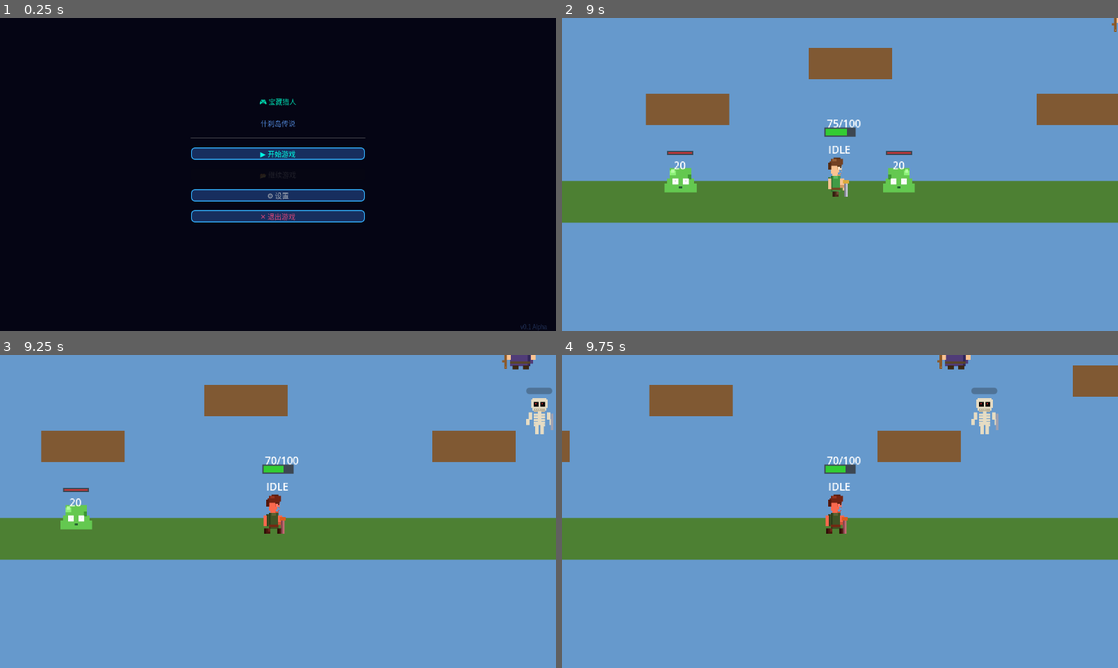
Above: before the commit, frames 1-4 (two rows, left to right).
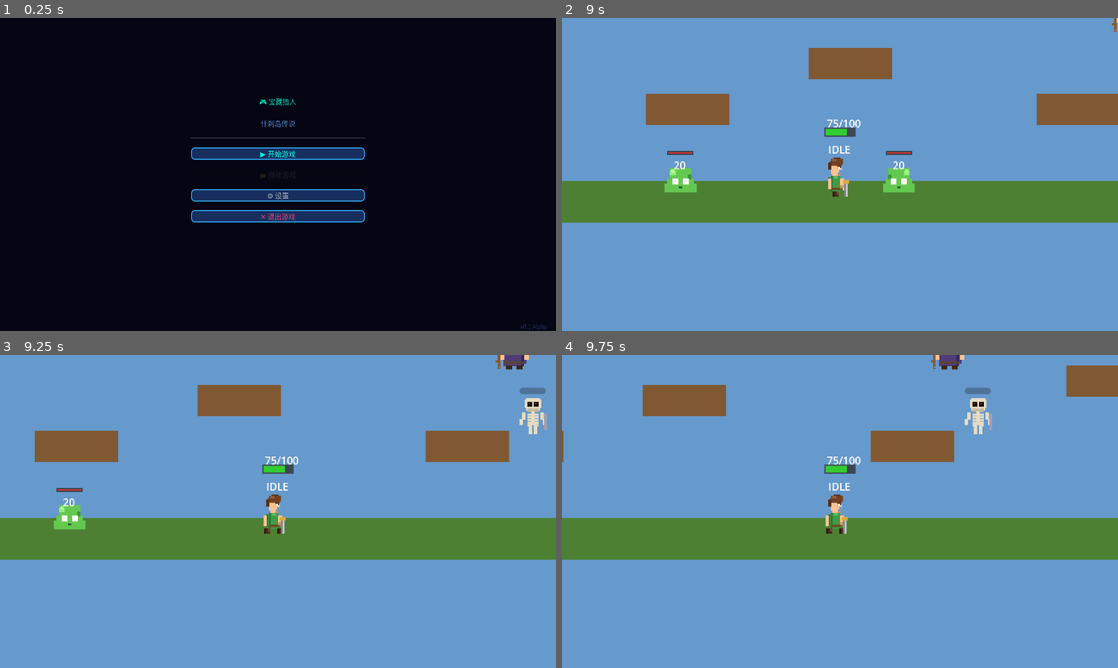
Above: after the commit, the same moments.

Repository: wenzy-tech/godot-adventure
Game: Godot game, scene res://Levels/TitleScreen.tscn
The game is run twice, just before and just after one commit, with the same random seed, the same clock (stepped at 60 frames per second) and the same inputs.
Inputs:
- Up to frame 1 (0.25 s): no input
- Up to frame 2 (9 s): click "▶ 开始游戏" at 0.5 s; tap Enter at 1.25 s; hold D 1.28-2.78 s; tap J every 1.5 s from 1.35 to 8.85 s; tap W at 1.52, 2.27, 3.77, 4.52, 5.27, 6.77, 7.52, 8.27 s; tap Shift every 1.5 s from 2.1 to 8.1 s; hold A 2.78-3.53 s; hold D 3.53-5.03 s; hold A 5.03-5.78 s; hold D 5.78-6.53 s; hold A 6.53-8.03 s; tap Space at 8 s; hold D from 8.03 s (still down)
- Up to frame 3 (9.25 s): keep holding D
- Up to frame 4 (9.75 s): keep holding D; tap Shift at 9.6 s

Frames 1-2 are identical in both runs. In frame 3, 2.0% of the frame differs, in the area x 6-100%, y 0-58%; in frame 4, 1.6%.

Commit message:
Debug attack hits and enlarge hitbox
- Added debug print when attack doesn't register
- Attack hitbox: position (30,-10) size 50x50 (much bigger)
- Can now see in browser console why hits don't register

Diff:
--- a/Player/Player.gd
+++ b/Player/Player.gd
@@ -347,6 +347,7 @@
 	if body in attack_hit_history:
 		return
 	if not is_attacking:
+		print("DEBUG: is_attacking=false, not processing hit")
 		return
 
 	attack_hit_history.append(body)
@@ -354,7 +355,10 @@
 	if body.has_method("take_damage"):
 		var damage = GameState.get_attack_damage(normal_attack_damage)
 		var knockback = Vector2(facing_direction * 300, -100)
+		print("DEBUG: Hit ", body.name, " damage=", damage, " knockback=", knockback)
 		body.take_damage(damage, knockback)
+	else:
+		print("DEBUG: Body ", body.name, " has no take_damage method")
 
 func take_damage(amount: int, knockback: Vector2 = Vector2.ZERO) -> void:
 	if GameState.has_shield or current_state == STATE_DODGE or invicible_timer > 0:
--- a/Player/Player.tscn
+++ b/Player/Player.tscn
@@ -7,8 +7,8 @@
 size = Vector2(8, 16)
 
 [sub_resource type="RectangleShape2D" id="CollisionShape2D_attack"]
-position = Vector2(20, 0)
-size = Vector2(30, 25)
+position = Vector2(30, -10)
+size = Vector2(50, 50)
 
 [sub_resource type="Animation" id="Animation_idle"]
 length = 0.6
@@ -139,7 +139,7 @@
 collision_mask = 4
 
 [node name="CollisionShape2D" type="CollisionShape2D" parent="AttackHitbox"]
-position = Vector2(20, 0)
+position = Vector2(30, -10)
 shape = SubResource("CollisionShape2D_attack")
 
 [node name="HealthBarBG" type="ColorRect" parent="."]
